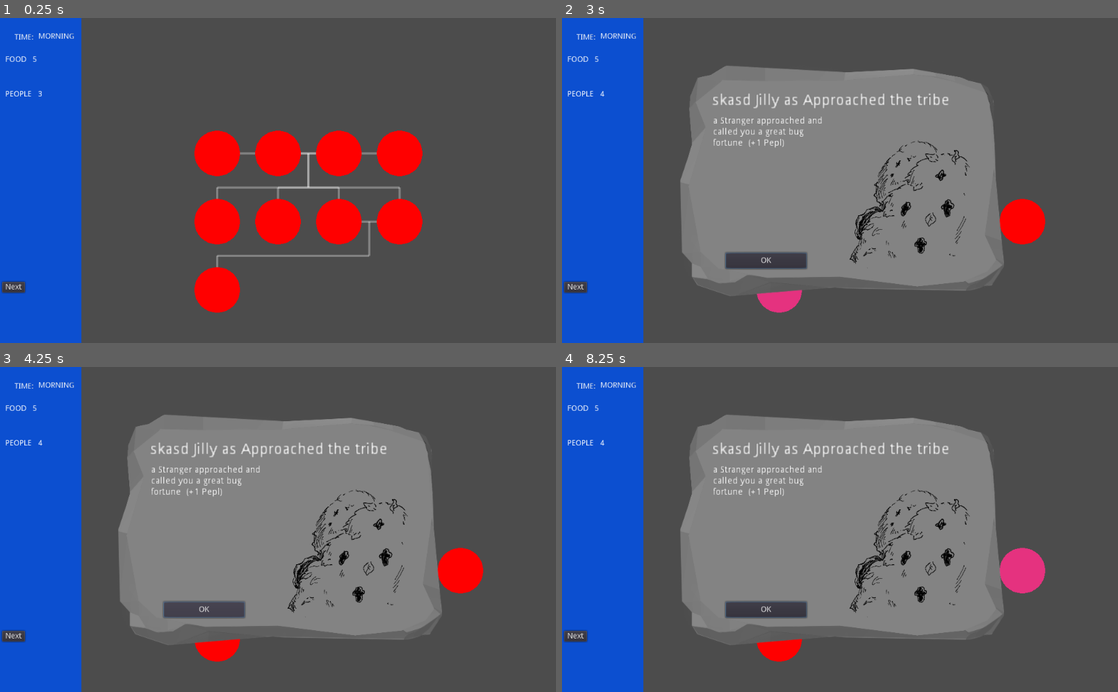
Above: before the commit, frames 1-4 (two rows, left to right).
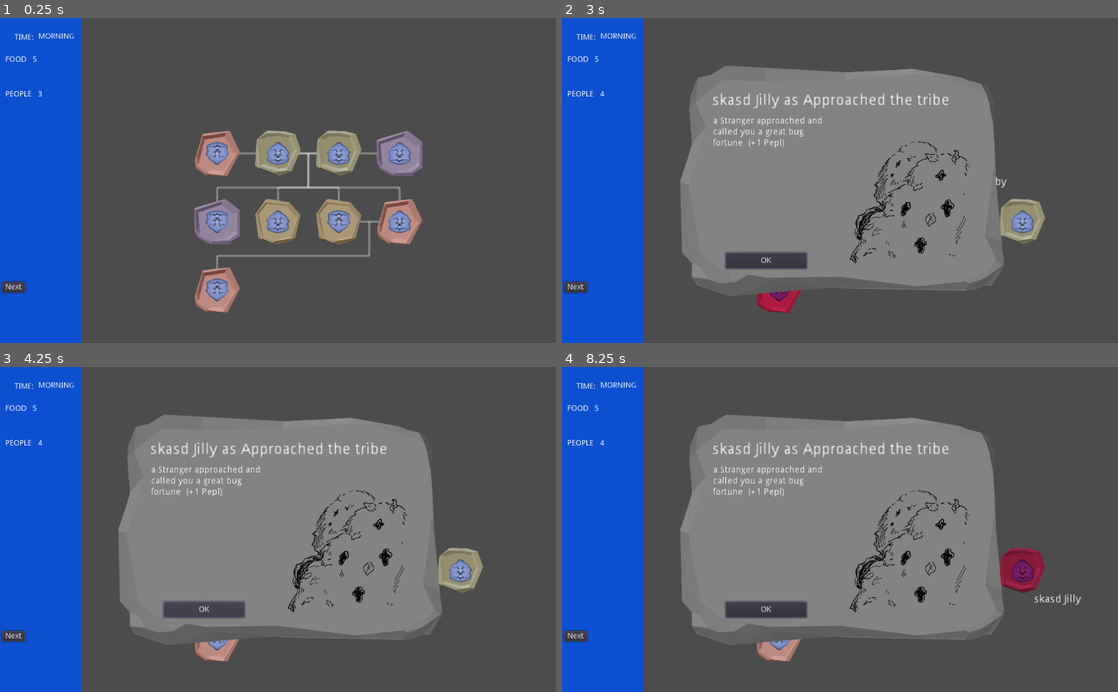
Above: after the commit, the same moments.

Repository: pmoco/GGJ23-FlipFlop_Gene
Game: Godot game, scene res://scenes/test.tscn
The game is run twice, just before and just after one commit, with the same random seed, the same clock (stepped at 60 frames per second) and the same inputs.
Inputs (mouse positions are in pixels of both pictures, inside the frame that each line leads up to):
- Up to frame 1 (0.25 s): no input
- Up to frame 2 (3 s): click "Next" at 0.5 s; click "Next" at 1.25 s; click "Next" at 2 s; tap Enter at 2.75 s; move the mouse to (962, 164) at 2.77 s; click (962, 164) at 2.92 s
- Up to frame 3 (4.25 s): click "OK" at 3.5 s
- Up to frame 4 (8.25 s): click "OK" at 4.25 s; click "OK" at 5 s; tap Space at 5.75, 7.25 s; move the mouse to (728, 545) at 5.77 s; click (728, 545) at 5.92 s; tap Enter at 6.5, 8 s; move the mouse to (895, 458) at 6.52 s; click (895, 458) at 6.67 s; move the mouse to (812, 594) at 7.27 s; click (812, 594) at 7.42 s; move the mouse to (1006, 578) at 8.02 s; click (1006, 578) at 8.17 s

The runs differ from the first frame. In frame 1, 8.6% of the frame differs, in the area x 34-76%, y 34-91%; in frame 2, 1.4%; in frame 3, 1.4%; in frame 4, 1.5%.

Commit message:
Added initial graphics to characters

Diff:
--- a/Character.gd
+++ b/Character.gd
@@ -15,6 +15,7 @@
 	OTHER
 }
 
+var flip: bool = bool(randi() % 2)
 var first_name : String = "Flip"
 var last_name : String = "Flap"
 var age : int = AGE.ADULT
@@ -35,15 +36,39 @@
 var graph_row : int = -1
 var is_selected: bool = false
 
-var color_default = Color(1,0,0,1)
-var color_dead = Color(0,0,0,0.5)
+var color_default = Color(1,1,1,1)
+var color_dead = Color(0.1,0.1,0.1,0.5)
 var color_selected = Color(0.9,0.2,.5,1)
+
+
+# Drawing frame content info
+var frame_index : int = (randi() % 5) + 1
+var frame_texture: Texture = null
+
+var face_index : int = (randi() % 10) + 1
+var face_texture: Texture = null
+var face_offset : Vector2 = Vector2(10, 10)
+var face_size : Vector2
+
+var default_font: Font = null
 
 # Called when the node enters the scene tree for the first time.
 func _init() -> void:
 	rect_position[0] = 0
 	rect_position[1] = 0
 	rect_size[0] = 60
+
+	var frame_texture_name = "MOLDURA_" + str(frame_index) + ".png"
+	frame_texture = load("res://ASSETS/UI_OVERLAYS/" + frame_texture_name)
+
+#	var face_texture_name = "FACE_" + str(face_index) + ".png"
+	var face_texture_name = "FACE.png"
+	face_texture = load("res://ASSETS/" + face_texture_name)
+	face_size = Vector2(rect_size[0]*1, rect_size[0]*1)
+
+	var label = Label.new()
+	default_font = label.get_font("")
+	label.free()
 
 # Called every frame. 'delta' is the elapsed time since the previous frame.
 func _process(_delta):
@@ -54,9 +79,9 @@
 	if is_alive:
 		alive_text = "It is alive."
 	return "This character is named " + first_name + " " + last_name + ". " + \
-	 "It is at the age of " + AGE.keys()[age] + " and is " + STATUS.keys()[status] + ". " + \
-	 alive_text + \
-	 "It has " + str(num_of_generations()) + " family generations."
+		"It is at the age of " + AGE.keys()[age] + " and is " + STATUS.keys()[status] + ". " + \
+		alive_text + \
+		"It has " + str(num_of_generations()) + " family generations."
 
 func marry(character : Character) -> void:
 	if character == self:
@@ -102,7 +127,30 @@
 		color = color_selected
 	if !is_alive:
 		color = color_dead
-	draw_circle(rect_position, rect_size[0], color)
+#	draw_circle(rect_position, rect_size[0], color)
+	var frame_pos: Vector2 = Vector2(rect_position - Vector2(rect_size[0], rect_size[0]))
+	var frame_size: Vector2 = Vector2(Vector2(rect_size[0] * 2, rect_size[0] * 2))
+	var frame_rect: Rect2 = Rect2(frame_pos, frame_size)
+	draw_texture_rect(frame_texture, frame_rect, false, color)
+
+	var face_pos: Vector2 = Vector2(rect_position - (face_size * Vector2(.5, .5)))
+	var face_rect: Rect2 = Rect2(face_pos, face_size)
+	if flip:
+		face_pos = Vector2(rect_position + (face_size * Vector2(.5, .5)))
+		face_rect = Rect2(Vector2(), face_size)
+		draw_set_transform(face_pos, PI, Vector2(1, 1))
+	draw_texture_rect(face_texture, face_rect, false, color)
+	if flip:
+		draw_set_transform(Vector2(), 0, Vector2(1, 1))
+
+	# Show Tooltip
+	var offset = get_local_mouse_position()
+	if offset.distance_to(rect_position) < rect_size[0]:
+		var text_pos = Vector2(rect_position + Vector2(rect_size[0]/2, rect_size[0] * 1.4))
+		var text_string: String = first_name + " " + last_name
+		draw_set_transform(text_pos, 0, Vector2(2, 2))
+		draw_string(default_font, Vector2(), text_string)
+		draw_set_transform(Vector2(), 0, Vector2(1, 1))
 
 func _input(event):
 	if event is InputEventMouseButton and event.is_pressed():
